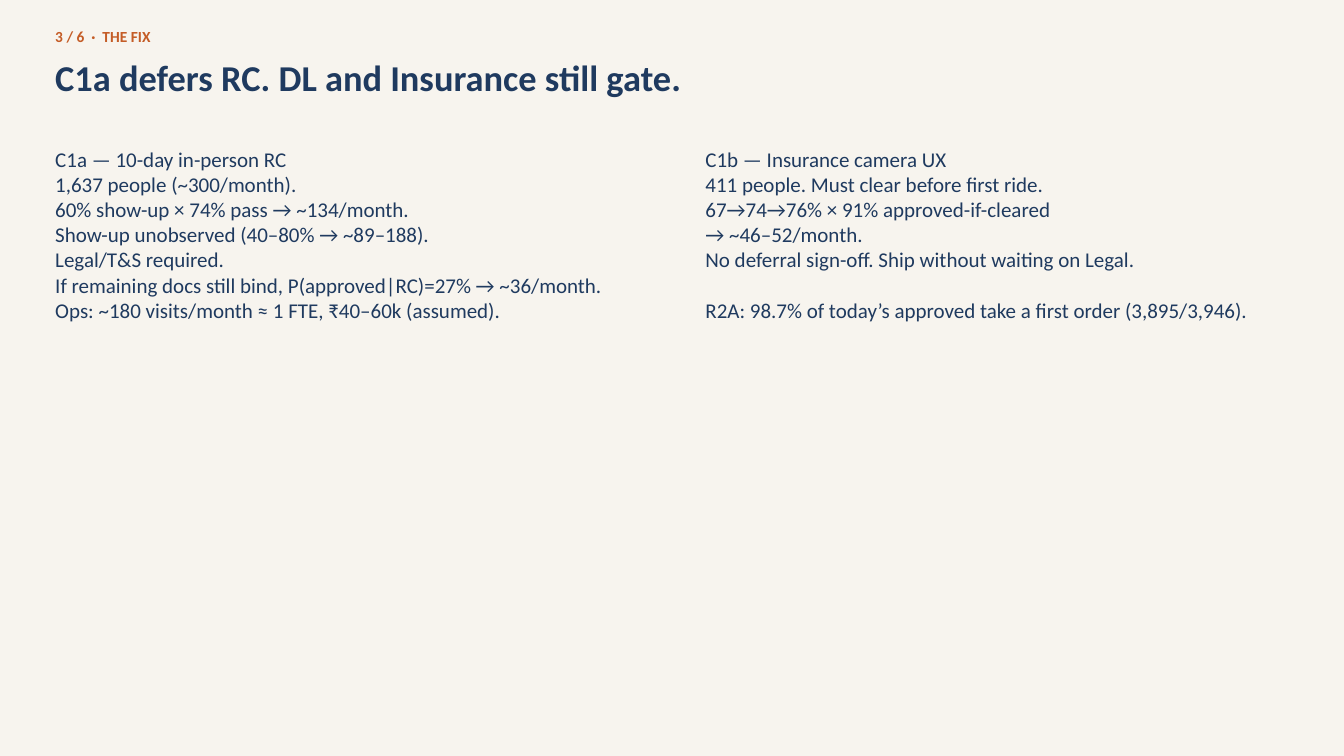
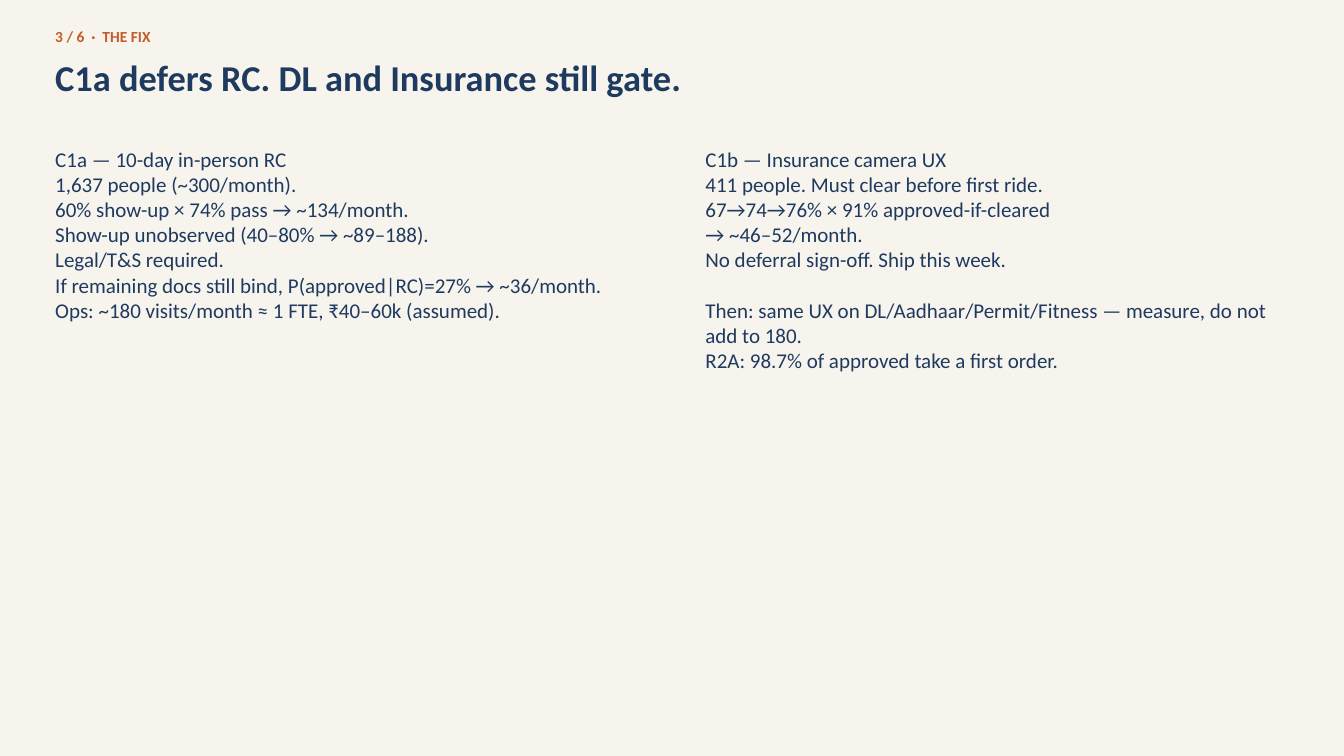
Before and after one commit to KRRamanathan/Project_R, a slide deck: slide 3 of DECK.pptx. Drawn at 1344x756 pixels with LibreOffice and Linux fonts; fonts in the diff are those of the drawing. Boxes give left, top, right and bottom in pixels: in the first picture for what was removed or moved away, otherwise in the second. Text is boxed around its words. In the diff, an @@ line names an element or a change of style, - is before the commit and + after.

Commit message:
Spell out leftover leaks as a queue, not extra banked volume.
Memo and deck now say why DL/Aadhaar/Permit/Fitness are not the rec
(never-upload or eligibility), that the same camera after C1b is a free
rider not in the 180, and that never-upload is an assist RCT — not
another WhatsApp. Airport rec 2 is explicit: do not hire.

```diff
--- a/DECK.pptx
+++ b/DECK.pptx
@@ text at [705,152,1266,372]: text changed @@
-C1b — Insurance camera UX
-411 people. Must clear before first ride.
-67→74→76% × 91% approved-if-cleared
-→ ~46–52/month.
-No deferral sign-off. Ship without waiting on Legal.
-R2A: 98.7% of today’s approved take a first order (3,895/3,946).
+C1b — Insurance camera UX
+411 people. Must clear before first ride.
+67→74→76% × 91% approved-if-cleared
+→ ~46–52/month.
+No deferral sign-off. Ship this week.
+Then: same UX on DL/Aadhaar/Permit/Fitness — measure, do not add to 180.
+R2A: 98.7% of approved take a first order.
```
Also in this commit, not shown: 3 other slides changed, 6 other files.
